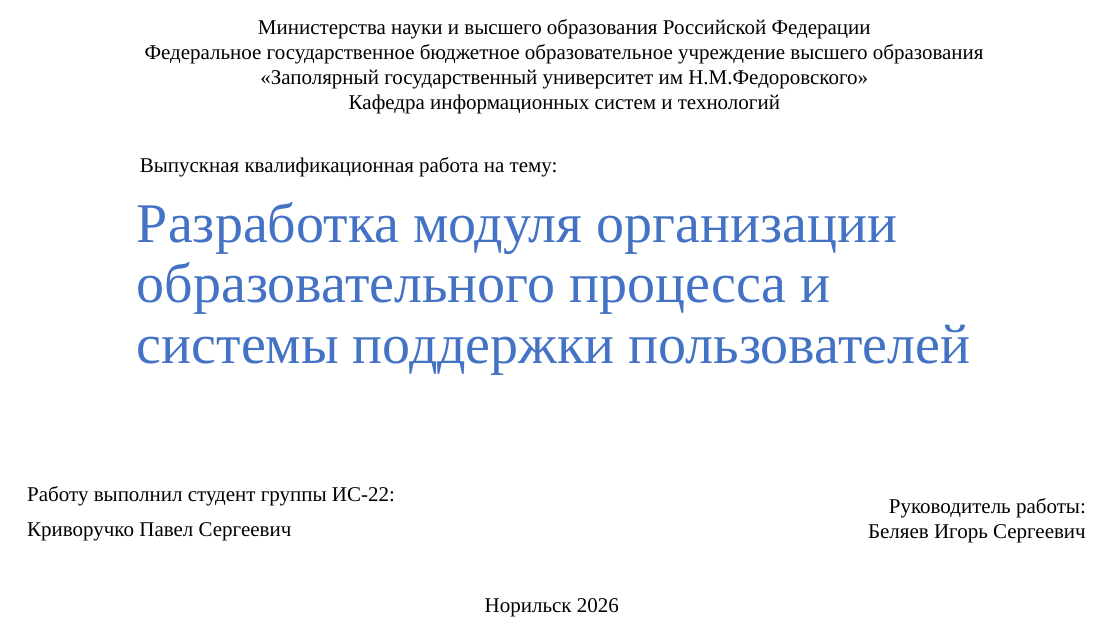
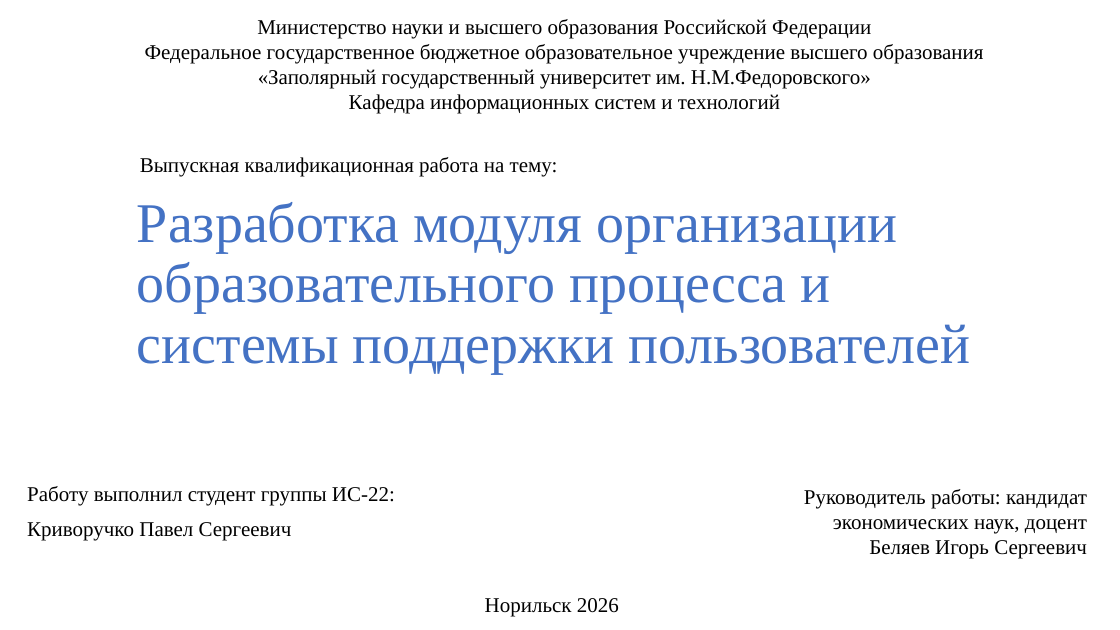
Before and after one commit to Pavlushechko/diploma2026, a slide deck: slide 1 of Презентация.pptx. Drawn at 1120x630 pixels with LibreOffice and Linux fonts; fonts in the diff are those of the drawing. Boxes give left, top, right and bottom in pixels: in the first picture for what was removed or moved away, otherwise in the second. Text is boxed around its words. In the diff, an @@ line names an element or a change of style, - is before the commit and + after.

```diff
--- a/Презентация.pptx
+++ b/Презентация.pptx
@@ text at box(145, 19, 984, 89): text changed @@
-Министерства науки и высшего образования Российской Федерации
-Федеральное государственное бюджетное образовательное учреждение высшего образования
-«Заполярный государственный университет им Н.М.Федоровского»
+Министерство науки и высшего образования Российской Федерации
+Федеральное государственное бюджетное образовательное учреждение высшего образования
+«Заполярный государственный университет им. Н.М.Федоровского»
@@ text "Руководитель работы: кандидат экономических наук, ...": place and size @@
-text "Руководитель работы: кандидат экономических наук, ..." at box(868, 498, 1086, 543)
+text "Руководитель работы: кандидат экономических наук, ..." at box(804, 489, 1087, 559)
@@ text at box(804, 489, 1087, 534): text changed @@
-Руководитель работы:
+Руководитель работы: кандидат экономических наук, доцент
```
Also in this commit, not shown: 18 other slides changed, 1 slide added, 1 slide removed, 16 other files.
